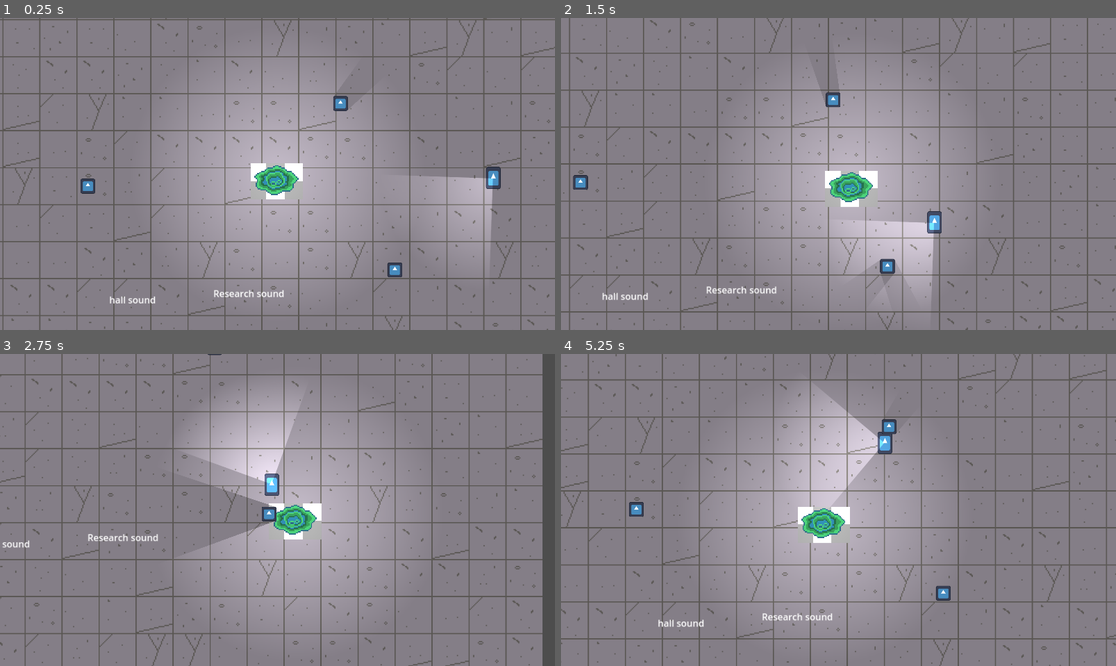
Above: before the commit, frames 1-4 (two rows, left to right).
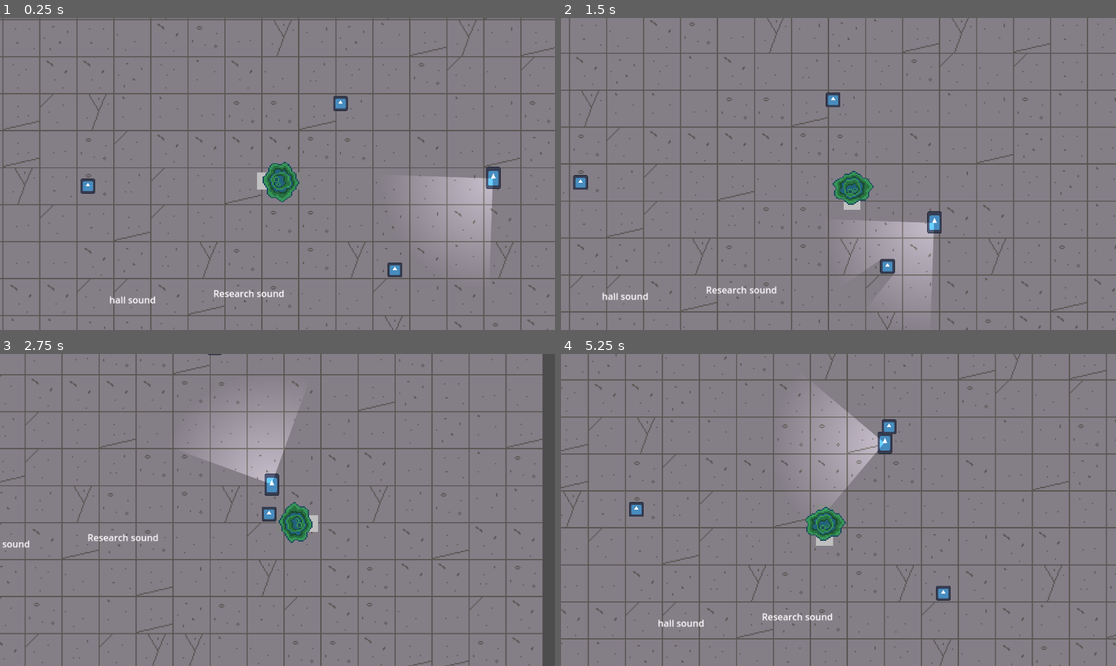
Above: after the commit, the same moments.

Repository: GeometricParrot/GMTK-2023-godot-horror
Game: Godot game, scene res://World/world.tscn
Same seed, same stepped clock (60 frames per second), same inputs: the game is played once before the commit and once after it. The engine's default icon, where the game draws it, is replaced by a stand-in: a white triangle on a blue panel in a dark square.
Inputs:
- Up to frame 1 (0.25 s): no input
- Up to frame 2 (1.5 s): hold D (right) 0.53-1.28 s; hold S (down) from 1.28 s (still down)
- Up to frame 3 (2.75 s): release S (down) at 2.03 s; hold D (right) from 2.03 s (still down)
- Up to frame 4 (5.25 s): release D (right) at 2.78 s; hold W (up) 2.78-3.53 s; hold A (left) 3.53-5.03 s; hold S (down) from 5.03 s (still down)

The runs differ from the first frame. In frame 1, 15% of the frame differs, in the area x 33-67%, y 19-81%; in frame 2, 15%; in frame 3, 14%; in frame 4, 15%.

Commit message:
added animations

Diff:
--- a/Player/player.gd
+++ b/Player/player.gd
@@ -5,6 +5,7 @@
 @export_range(50, 1000, 10) var maxSpeed := 200.0
 var direction: Vector2
 
+@onready var animation_tree : AnimationTree = $AnimationTree
 
 func _physics_process(delta):
 
@@ -23,7 +24,8 @@
 	move_and_slide()
 
 
-
+func _process(delta):
+	handle_animations()
 
 func input_to_dir(input: Vector2) -> Vector2:
 
@@ -42,3 +44,25 @@
 		input.y = min(input.y, input.normalized().y)
 
 	return input
+
+func handle_animations() -> void:
+	var dir : Vector2 = Input.get_vector("left","right","up","down").normalized()
+
+	if dir != Vector2.ZERO:
+		animation_tree["parameters/conditions/idle"] = false
+		animation_tree["parameters/conditions/slide"] = true
+	else:
+		animation_tree["parameters/conditions/idle"] = true
+		animation_tree["parameters/conditions/slide"] = false
+
+	if dir != Vector2.ZERO:
+		animation_tree["parameters/Idle/blend_position"] = dir
+		animation_tree["parameters/Slide/blend_position"] = dir
+	print(velocity)
+
+
+
+
+
+
+	print(dir)
--- a/Player/player.tscn
+++ b/Player/player.tscn
@@ -14,6 +14,571 @@
 
 [sub_resource type="OccluderPolygon2D" id="OccluderPolygon2D_76mj1"]
 polygon = PackedVector2Array(18, -9, 25, -5, 37, 7, 20, 29, -5, 35, -21, 28, -37, 26, -35, 11, -39, 4, -8, -13, 11, -11)
+
+[sub_resource type="Animation" id="Animation_5a42d"]
+resource_name = "Idle Down"
+length = 0.1
+loop_mode = 1
+tracks/0/type = "value"
+tracks/0/imported = false
+tracks/0/enabled = true
+tracks/0/path = NodePath("Icon:flip_h")
+tracks/0/interp = 1
+tracks/0/loop_wrap = true
+tracks/0/keys = {
+"times": PackedFloat32Array(0),
+"transitions": PackedFloat32Array(1),
+"update": 1,
+"values": [false]
+}
+tracks/1/type = "value"
+tracks/1/imported = false
+tracks/1/enabled = true
+tracks/1/path = NodePath("Icon:flip_v")
+tracks/1/interp = 1
+tracks/1/loop_wrap = true
+tracks/1/keys = {
+"times": PackedFloat32Array(0),
+"transitions": PackedFloat32Array(1),
+"update": 1,
+"values": [false]
+}
+tracks/2/type = "value"
+tracks/2/imported = false
+tracks/2/enabled = true
+tracks/2/path = NodePath("Icon:rotation")
+tracks/2/interp = 1
+tracks/2/loop_wrap = true
+tracks/2/keys = {
+"times": PackedFloat32Array(0),
+"transitions": PackedFloat32Array(1),
+"update": 0,
+"values": [0.0]
+}
+
+[sub_resource type="Animation" id="Animation_st7wi"]
+resource_name = "Idle Left"
+length = 0.1
+loop_mode = 1
+tracks/0/type = "value"
+tracks/0/imported = false
+tracks/0/enabled = true
+tracks/0/path = NodePath("Icon:position")
+tracks/0/interp = 1
+tracks/0/loop_wrap = true
+tracks/0/keys = {
+"times": PackedFloat32Array(0),
+"transitions": PackedFloat32Array(1),
+"update": 0,
+"values": [Vector2(2.625, 14.625)]
+}
+tracks/1/type = "value"
+tracks/1/imported = false
+tracks/1/enabled = true
+tracks/1/path = NodePath("Icon:rotation")
+tracks/1/interp = 1
+tracks/1/loop_wrap = true
+tracks/1/keys = {
+"times": PackedFloat32Array(0),
+"transitions": PackedFloat32Array(1),
+"update": 0,
+"values": [1.5708]
+}
+tracks/2/type = "value"
+tracks/2/imported = false
+tracks/2/enabled = true
+tracks/2/path = NodePath("Icon:scale")
+tracks/2/interp = 1
+tracks/2/loop_wrap = true
+tracks/2/keys = {
+"times": PackedFloat32Array(0),
+"transitions": PackedFloat32Array(1),
+"update": 0,
+"values": [Vector2(0.229972, 0.307592)]
+}
+tracks/3/type = "value"
+tracks/3/imported = false
+tracks/3/enabled = true
+tracks/3/path = NodePath("Icon:flip_v")
+tracks/3/interp = 1
+tracks/3/loop_wrap = true
+tracks/3/keys = {
+"times": PackedFloat32Array(0),
+"transitions": PackedFloat32Array(1),
+"update": 1,
+"values": [false]
+}
+
+[sub_resource type="Animation" id="Animation_if33f"]
+resource_name = "Idle Right"
+length = 0.1
+loop_mode = 1
+tracks/0/type = "value"
+tracks/0/imported = false
+tracks/0/enabled = true
+tracks/0/path = NodePath("Icon:position")
+tracks/0/interp = 1
+tracks/0/loop_wrap = true
+tracks/0/keys = {
+"times": PackedFloat32Array(0),
+"transitions": PackedFloat32Array(1),
+"update": 0,
+"values": [Vector2(2.625, 14.625)]
+}
+tracks/1/type = "value"
+tracks/1/imported = false
+tracks/1/enabled = true
+tracks/1/path = NodePath("Icon:rotation")
+tracks/1/interp = 1
+tracks/1/loop_wrap = true
+tracks/1/keys = {
+"times": PackedFloat32Array(0),
+"transitions": PackedFloat32Array(1),
+"update": 0,
+"values": [-1.5708]
+}
+tracks/2/type = "value"
+tracks/2/imported = false
+tracks/2/enabled = true
+tracks/2/path = NodePath("Icon:flip_v")
+tracks/2/interp = 1
+tracks/2/loop_wrap = true
+tracks/2/keys = {
+"times": PackedFloat32Array(0),
+"transitions": PackedFloat32Array(1),
+"update": 1,
+"values": [false]
+}
+tracks/3/type = "value"
+tracks/3/imported = false
+tracks/3/enabled = true
+tracks/3/path = NodePath("Icon:scale")
+tracks/3/interp = 1
+tracks/3/loop_wrap = true
+tracks/3/keys = {
+"times": PackedFloat32Array(0),
+"transitions": PackedFloat32Array(1),
+"update": 0,
+"values": [Vector2(0.229972, 0.307592)]
+}
+
+[sub_resource type="Animation" id="Animation_hiwmv"]
+resource_name = "Idle Up"
+length = 0.1
+loop_mode = 1
+tracks/0/type = "value"
+tracks/0/imported = false
+tracks/0/enabled = true
+tracks/0/path = NodePath("Icon:flip_h")
+tracks/0/interp = 1
+tracks/0/loop_wrap = true
+tracks/0/keys = {
+"times": PackedFloat32Array(0),
+"transitions": PackedFloat32Array(1),
+"update": 1,
+"values": [false]
+}
+tracks/1/type = "value"
+tracks/1/imported = false
+tracks/1/enabled = true
+tracks/1/path = NodePath("Icon:flip_v")
+tracks/1/interp = 1
+tracks/1/loop_wrap = true
+tracks/1/keys = {
+"times": PackedFloat32Array(0),
+"transitions": PackedFloat32Array(1),
+"update": 1,
+"values": [true]
+}
+tracks/2/type = "value"
+tracks/2/imported = false
+tracks/2/enabled = true
+tracks/2/path = NodePath("Icon:rotation")
+tracks/2/interp = 1
+tracks/2/loop_wrap = true
+tracks/2/keys = {
+"times": PackedFloat32Array(0),
+"transitions": PackedFloat32Array(1),
+"update": 0,
+"values": [0.0]
+}
+
+[sub_resource type="Animation" id="Animation_gy7fk"]
+length = 0.001
+tracks/0/type = "value"
+tracks/0/imported = false
+tracks/0/enabled = true
+tracks/0/path = NodePath("Icon:position")
+tracks/0/interp = 1
+tracks/0/loop_wrap = true
+tracks/0/keys = {
+"times": PackedFloat32Array(0),
+"transitions": PackedFloat32Array(1),
+"update": 0,
+"values": [Vector2(2.625, 14.625)]
+}
+tracks/1/type = "value"
+tracks/1/imported = false
+tracks/1/enabled = true
+tracks/1/path = NodePath("Icon:flip_h")
+tracks/1/interp = 1
+tracks/1/loop_wrap = true
+tracks/1/keys = {
+"times": PackedFloat32Array(0),
+"transitions": PackedFloat32Array(1),
+"update": 1,
+"values": [false]
+}
+tracks/2/type = "value"
+tracks/2/imported = false
+tracks/2/enabled = true
+tracks/2/path = NodePath("Icon:flip_v")
+tracks/2/interp = 1
+tracks/2/loop_wrap = true
+tracks/2/keys = {
+"times": PackedFloat32Array(0),
+"transitions": PackedFloat32Array(1),
+"update": 1,
+"values": [false]
+}
+tracks/3/type = "value"
+tracks/3/imported = false
+tracks/3/enabled = true
+tracks/3/path = NodePath("Icon:scale")
+tracks/3/interp = 1
+tracks/3/loop_wrap = true
+tracks/3/keys = {
+"times": PackedFloat32Array(0),
+"transitions": PackedFloat32Array(1),
+"update": 0,
+"values": [Vector2(0.229972, 0.237)]
+}
+tracks/4/type = "value"
+tracks/4/imported = false
+tracks/4/enabled = true
+tracks/4/path = NodePath("Icon:rotation")
+tracks/4/interp = 1
+tracks/4/loop_wrap = true
+tracks/4/keys = {
+"times": PackedFloat32Array(0),
+"transitions": PackedFloat32Array(1),
+"update": 0,
+"values": [1.5708]
+}
+
+[sub_resource type="Animation" id="Animation_jicqk"]
+resource_name = "Slide Down"
+length = 0.7
+loop_mode = 1
+tracks/0/type = "value"
+tracks/0/imported = false
+tracks/0/enabled = true
+tracks/0/path = NodePath("Icon:position")
+tracks/0/interp = 1
+tracks/0/loop_wrap = true
+tracks/0/keys = {
+"times": PackedFloat32Array(0),
+"transitions": PackedFloat32Array(1),
+"update": 0,
+"values": [Vector2(2.625, 14.625)]
+}
+tracks/1/type = "value"
+tracks/1/imported = false
+tracks/1/enabled = true
+tracks/1/path = NodePath("Icon:flip_h")
+tracks/1/interp = 1
+tracks/1/loop_wrap = true
+tracks/1/keys = {
+"times": PackedFloat32Array(0),
+"transitions": PackedFloat32Array(1),
+"update": 1,
+"values": [false]
+}
+tracks/2/type = "value"
+tracks/2/imported = false
+tracks/2/enabled = true
+tracks/2/path = NodePath("Icon:flip_v")
+tracks/2/interp = 1
+tracks/2/loop_wrap = true
+tracks/2/keys = {
+"times": PackedFloat32Array(0),
+"transitions": PackedFloat32Array(1),
+"update": 1,
+"values": [false]
+}
+tracks/3/type = "value"
+tracks/3/imported = false
+tracks/3/enabled = true
+tracks/3/path = NodePath("Icon:scale")
+tracks/3/interp = 1
+tracks/3/loop_wrap = true
+tracks/3/keys = {
+"times": PackedFloat32Array(0, 0.2, 0.4, 0.6),
+"transitions": PackedFloat32Array(1, 1, 1, 1),
+"update": 0,
+"values": [Vector2(0.229972, 0.237), Vector2(0.229972, 0.2865), Vector2(0.229972, 0.30075), Vector2(0.229972, 0.279875)]
+}
+tracks/4/type = "value"
+tracks/4/imported = false
+tracks/4/enabled = true
+tracks/4/path = NodePath("Icon:rotation")
+tracks/4/interp = 1
+tracks/4/loop_wrap = true
+tracks/4/keys = {
+"times": PackedFloat32Array(0),
+"transitions": PackedFloat32Array(1),
+"update": 0,
+"values": [0.0]
+}
+
+[sub_resource type="Animation" id="Animation_prl57"]
+resource_name = "Slide Left"
+length = 0.7
+loop_mode = 1
+tracks/0/type = "value"
+tracks/0/imported = false
+tracks/0/enabled = true
+tracks/0/path = NodePath("Icon:position")
+tracks/0/interp = 1
+tracks/0/loop_wrap = true
+tracks/0/keys = {
+"times": PackedFloat32Array(0),
+"transitions": PackedFloat32Array(1),
+"update": 0,
+"values": [Vector2(2.625, 14.625)]
+}
+tracks/1/type = "value"
+tracks/1/imported = false
+tracks/1/enabled = true
+tracks/1/path = NodePath("Icon:rotation")
+tracks/1/interp = 1
+tracks/1/loop_wrap = true
+tracks/1/keys = {
+"times": PackedFloat32Array(0),
+"transitions": PackedFloat32Array(1),
+"update": 0,
+"values": [1.5708]
+}
+tracks/2/type = "value"
+tracks/2/imported = false
+tracks/2/enabled = true
+tracks/2/path = NodePath("Icon:scale")
+tracks/2/interp = 1
+tracks/2/loop_wrap = true
+tracks/2/keys = {
+"times": PackedFloat32Array(0, 0.2, 0.4, 0.6),
+"transitions": PackedFloat32Array(1, 1, 1, 1),
+"update": 0,
+"values": [Vector2(0.229972, 0.292092), Vector2(0.229972, 0.280968), Vector2(0.229972, 0.288384), Vector2(0.229972, 0.249184)]
+}
+tracks/3/type = "value"
+tracks/3/imported = false
+tracks/3/enabled = true
+tracks/3/path = NodePath("Icon:flip_v")
+tracks/3/interp = 1
+tracks/3/loop_wrap = true
+tracks/3/keys = {
+"times": PackedFloat32Array(0),
+"transitions": PackedFloat32Array(1),
+"update": 1,
+"values": [false]
+}
+
+[sub_resource type="Animation" id="Animation_oux6t"]
+resource_name = "Slide Right"
+length = 0.7
+loop_mode = 1
+tracks/0/type = "value"
+tracks/0/imported = false
+tracks/0/enabled = true
+tracks/0/path = NodePath("Icon:position")
+tracks/0/interp = 1
+tracks/0/loop_wrap = true
+tracks/0/keys = {
+"times": PackedFloat32Array(0),
+"transitions": PackedFloat32Array(1),
+"update": 0,
+"values": [Vector2(2.625, 14.625)]
+}
+tracks/1/type = "value"
+tracks/1/imported = false
+tracks/1/enabled = true
+tracks/1/path = NodePath("Icon:rotation")
+tracks/1/interp = 1
+tracks/1/loop_wrap = true
+tracks/1/keys = {
+"times": PackedFloat32Array(0),
+"transitions": PackedFloat32Array(1),
+"update": 0,
+"values": [-1.5708]
+}
+tracks/2/type = "value"
+tracks/2/imported = false
+tracks/2/enabled = true
+tracks/2/path = NodePath("Icon:scale")
+tracks/2/interp = 1
+tracks/2/loop_wrap = true
+tracks/2/keys = {
+"times": PackedFloat32Array(0, 0.2, 0.4, 0.6),
+"transitions": PackedFloat32Array(1, 1, 1, 1),
+"update": 0,
+"values": [Vector2(0.229972, 0.292092), Vector2(0.229972, 0.280968), Vector2(0.229972, 0.288384), Vector2(0.229972, 0.249184)]
+}
+tracks/3/type = "value"
+tracks/3/imported = false
+tracks/3/enabled = true
+tracks/3/path = NodePath("Icon:flip_v")
+tracks/3/interp = 1
+tracks/3/loop_wrap = true
+tracks/3/keys = {
+"times": PackedFloat32Array(0),
+"transitions": PackedFloat32Array(1),
+"update": 1,
+"values": [false]
+}
+
+[sub_resource type="Animation" id="Animation_6ktkt"]
+resource_name = "Slide Up"
+length = 0.7
+loop_mode = 1
+tracks/0/type = "value"
+tracks/0/imported = false
+tracks/0/enabled = true
+tracks/0/path = NodePath("Icon:position")
+tracks/0/interp = 1
+tracks/0/loop_wrap = true
+tracks/0/keys = {
+"times": PackedFloat32Array(0),
+"transitions": PackedFloat32Array(1),
+"update": 0,
+"values": [Vector2(2.625, 14.625)]
+}
+tracks/1/type = "value"
+tracks/1/imported = false
+tracks/1/enabled = true
+tracks/1/path = NodePath("Icon:flip_h")
+tracks/1/interp = 1
+tracks/1/loop_wrap = true
+tracks/1/keys = {
+"times": PackedFloat32Array(0),
+"transitions": PackedFloat32Array(1),
+"update": 1,
+"values": [false]
+}
+tracks/2/type = "value"
+tracks/2/imported = false
+tracks/2/enabled = true
+tracks/2/path = NodePath("Icon:flip_v")
+tracks/2/interp = 1
+tracks/2/loop_wrap = true
+tracks/2/keys = {
+"times": PackedFloat32Array(0),
+"transitions": PackedFloat32Array(1),
+"update": 1,
+"values": [true]
+}
+tracks/3/type = "value"
+tracks/3/imported = false
+tracks/3/enabled = true
+tracks/3/path = NodePath("Icon:scale")
+tracks/3/interp = 1
+tracks/3/loop_wrap = true
+tracks/3/keys = {
+"times": PackedFloat32Array(0, 0.2, 0.4, 0.6),
+"transitions": PackedFloat32Array(1, 1, 1, 1),
+"update": 0,
+"values": [Vector2(0.229972, 0.237), Vector2(0.229972, 0.2865), Vector2(0.229972, 0.30075), Vector2(0.229972, 0.279875)]
+}
+tracks/4/type = "value"
+tracks/4/imported = false
+tracks/4/enabled = true
+tracks/4/path = NodePath("Icon:rotation")
+tracks/4/interp = 1
+tracks/4/loop_wrap = true
+tracks/4/keys = {
+"times": PackedFloat32Array(0),
+"transitions": PackedFloat32Array(1),
+"update": 0,
+"values": [0.0]
+}
+
+[sub_resource type="AnimationLibrary" id="AnimationLibrary_ur3vb"]
+_data = {
+"Idle Down": SubResource("Animation_5a42d"),
+"Idle Left": SubResource("Animation_st7wi"),
+"Idle Right": SubResource("Animation_if33f"),
+"Idle Up": SubResource("Animation_hiwmv"),
+"RESET": SubResource("Animation_gy7fk"),
+"Slide Down": SubResource("Animation_jicqk"),
+"Slide Left": SubResource("Animation_prl57"),
+"Slide Right": SubResource("Animation_oux6t"),
+"Slide Up": SubResource("Animation_6ktkt")
+}
+
+[sub_resource type="AnimationNodeAnimation" id="AnimationNodeAnimation_oclo0"]
+animation = &"Idle Left"
+
+[sub_resource type="AnimationNodeAnimation" id="AnimationNodeAnimation_hu5h3"]
+animation = &"Idle Right"
+
+[sub_resource type="AnimationNodeAnimation" id="AnimationNodeAnimation_r2hf5"]
+animation = &"Idle Down"
+
+[sub_resource type="AnimationNodeAnimation" id="AnimationNodeAnimation_vrt7v"]
+animation = &"Idle Up"
+
+[sub_resource type="AnimationNodeBlendSpace2D" id="AnimationNodeBlendSpace2D_42r56"]
+blend_point_0/node = SubResource("AnimationNodeAnimation_oclo0")
+blend_point_0/pos = Vector2(-1, 0)
+blend_point_1/node = SubResource("AnimationNodeAnimation_hu5h3")
+blend_point_1/pos = Vector2(1, 0)
+blend_point_2/node = SubResource("AnimationNodeAnimation_r2hf5")
+blend_point_2/pos = Vector2(0, 1)
+blend_point_3/node = SubResource("AnimationNodeAnimation_vrt7v")
+blend_point_3/pos = Vector2(0, -1)
+blend_mode = 1
+
+[sub_resource type="AnimationNodeAnimation" id="AnimationNodeAnimation_aoiu5"]
+animation = &"Slide Left"
+
+[sub_resource type="AnimationNodeAnimation" id="AnimationNodeAnimation_32s05"]
+animation = &"Slide Right"
+
+[sub_resource type="AnimationNodeAnimation" id="AnimationNodeAnimation_05tty"]
+animation = &"Slide Down"
+
+[sub_resource type="AnimationNodeAnimation" id="AnimationNodeAnimation_jo5ni"]
+animation = &"Slide Up"
+
+[sub_resource type="AnimationNodeBlendSpace2D" id="AnimationNodeBlendSpace2D_elgqg"]
+blend_point_0/node = SubResource("AnimationNodeAnimation_aoiu5")
+blend_point_0/pos = Vector2(-1, -0.1)
+blend_point_1/node = SubResource("AnimationNodeAnimation_32s05")
+blend_point_1/pos = Vector2(1, 0)
+blend_point_2/node = SubResource("AnimationNodeAnimation_05tty")
+blend_point_2/pos = Vector2(0, 1)
+blend_point_3/node = SubResource("AnimationNodeAnimation_jo5ni")
+blend_point_3/pos = Vector2(0, -1)
+blend_mode = 1
+
+[sub_resource type="AnimationNodeStateMachineTransition" id="AnimationNodeStateMachineTransition_b5fqf"]
+advance_mode = 2
+
+[sub_resource type="AnimationNodeStateMachineTransition" id="AnimationNodeStateMachineTransition_7equ2"]
+advance_mode = 2
+advance_condition = &"slide"
+
+[sub_resource type="AnimationNodeStateMachineTransition" id="AnimationNodeStateMachineTransition_hj6yd"]
+advance_mode = 2
+advance_condition = &"idle"
+
+[sub_resource type="AnimationNodeStateMachine" id="AnimationNodeStateMachine_nlkxj"]
+states/Idle/node = SubResource("AnimationNodeBlendSpace2D_42r56")
+states/Idle/position = Vector2(487, 89)
+states/Slide/node = SubResource("AnimationNodeBlendSpace2D_elgqg")
+states/Slide/position = Vector2(669, 130)
+states/Start/position = Vector2(265, 100)
+transitions = ["Start", "Idle", SubResource("AnimationNodeStateMachineTransition_b5fqf"), "Idle", "Slide", SubResource("AnimationNodeStateMachineTransition_7equ2"), "Slide", "Idle", SubResource("AnimationNodeStateMachineTransition_hj6yd")]
 
 [node name="Player" type="CharacterBody2D"]
 collision_layer = 3
@@ -22,15 +587,19 @@
 script = ExtResource("1_fscpc")
 
 [node name="Icon" type="Sprite2D" parent="."]
-position = Vector2(-1, 13)
-scale = Vector2(0.25, 0.25)
+texture_filter = 1
+position = Vector2(2.625, 14.625)
+rotation = 1.5708
+scale = Vector2(0.229972, 0.237)
 texture = ExtResource("2_nnkxc")
 
 [node name="CollisionShape2D" type="CollisionShape2D" parent="."]
+visible = false
 position = Vector2(-3, 14)
 shape = SubResource("CapsuleShape2D_2dqk7")
 
 [node name="PlayerMusicTrigger" type="Area2D" parent="."]
+visible = false
 collision_layer = 2
 collision_mask = 0
 
@@ -44,6 +613,7 @@
 position_smoothing_enabled = true
 
 [node name="PointLight2D" type="PointLight2D" parent="."]
+visible = false
 energy = 0.5
 shadow_enabled = true
 texture = ExtResource("3_jn0gb")
@@ -52,3 +622,17 @@
 [node name="LightOccluder2D" type="LightOccluder2D" parent="PointLight2D"]
 occluder = SubResource("OccluderPolygon2D_76mj1")
 occluder_light_mask = 2
+
+[node name="AnimationPlayer" type="AnimationPlayer" parent="."]
+libraries = {
+"": SubResource("AnimationLibrary_ur3vb")
+}
+
+[node name="AnimationTree" type="AnimationTree" parent="."]
+tree_root = SubResource("AnimationNodeStateMachine_nlkxj")
+anim_player = NodePath("../AnimationPlayer")
+active = true
+parameters/conditions/idle = false
+parameters/conditions/slide = false
+parameters/Idle/blend_position = Vector2(-0.00529099, -0.00436676)
+parameters/Slide/blend_position = Vector2(-0.00284898, 0.00436687)
Binary file changed: Player/Assets/slime.png
Not shown: 1 places in Player/player.tscn that only renumber resources
